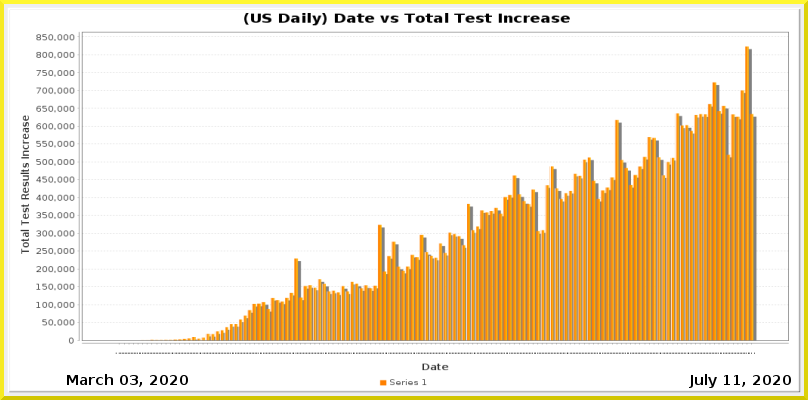
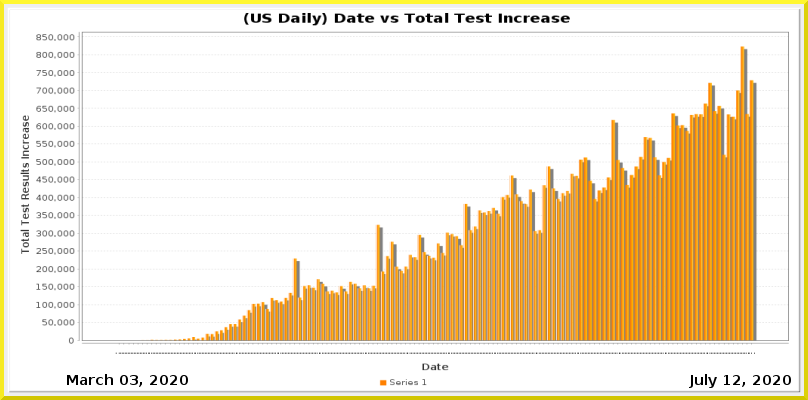
Before/after of a 808x400 layered artwork. What changed in the layer stack:
painted on "Current Date" over <box>733,375,740,385</box>
painted on "Date_vs_TestIncrease.png" over <box>123,46,757,354</box>
